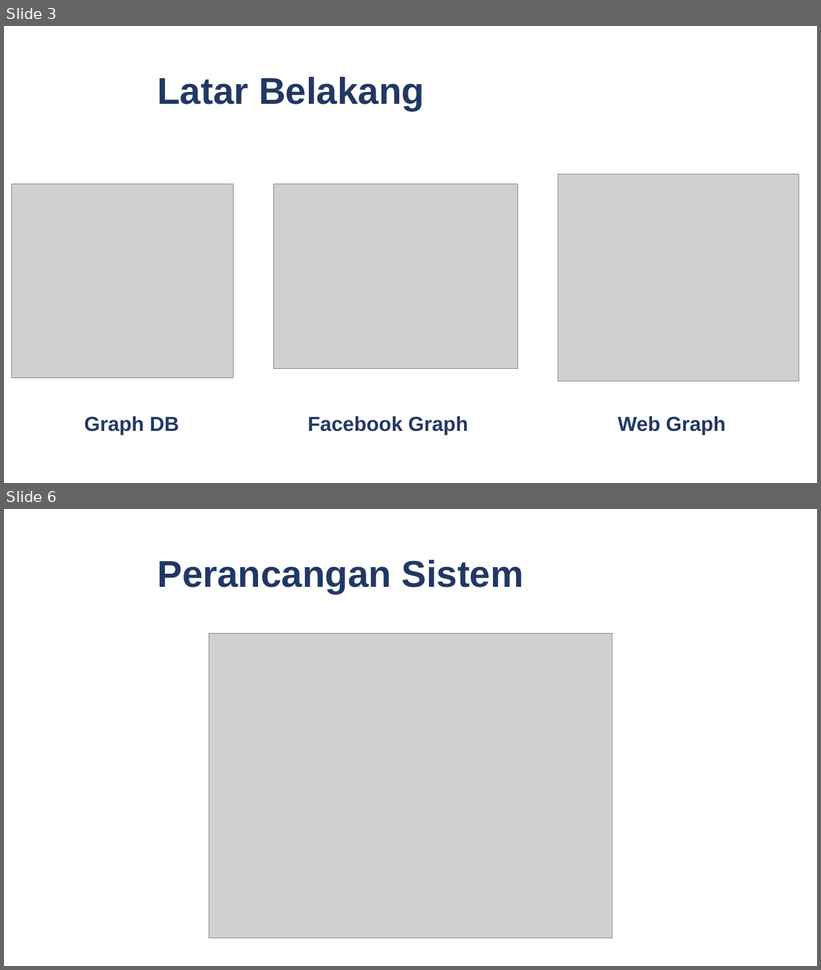
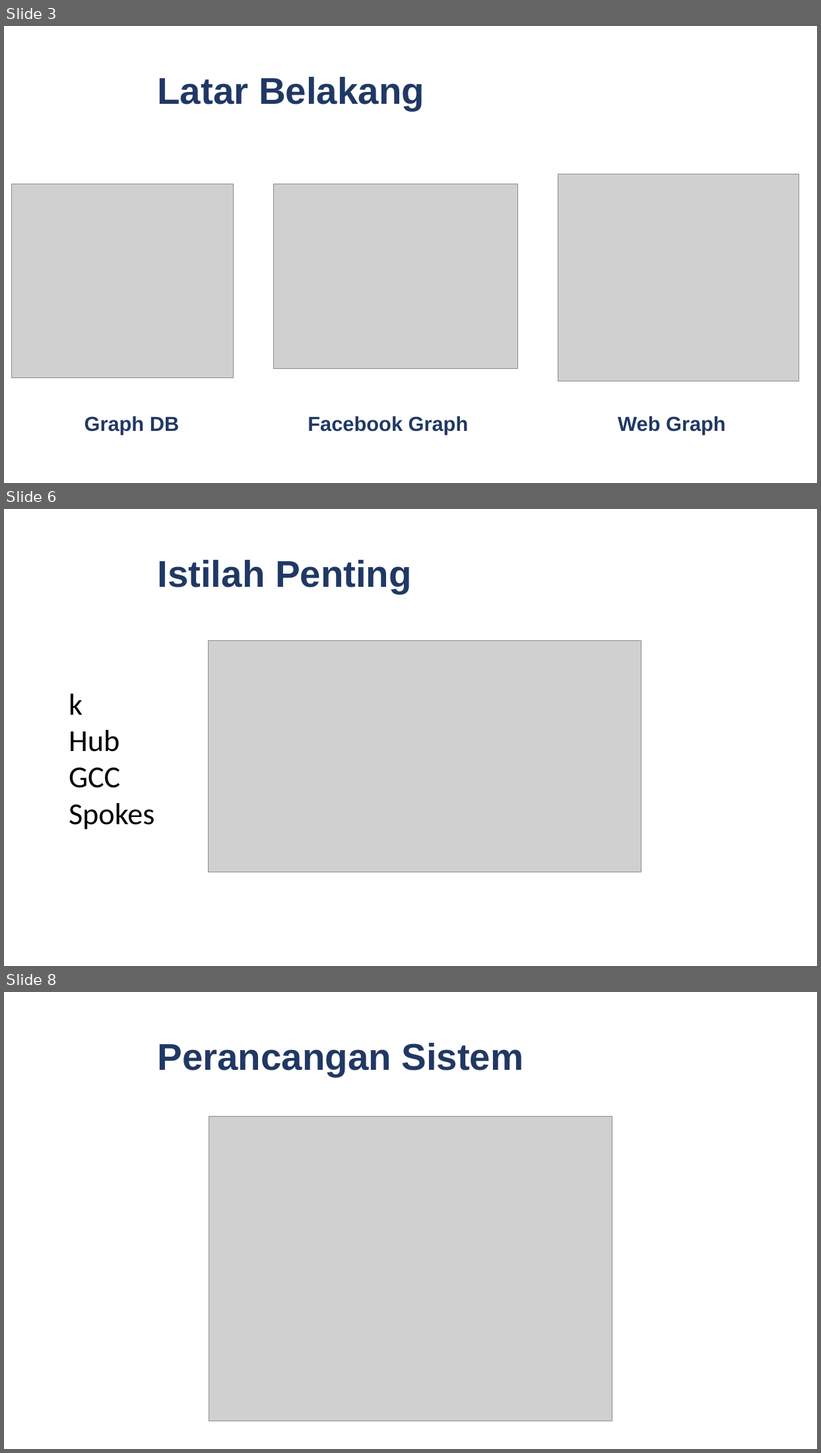
Before and after one commit to satrioadityo/VoG, a slide deck: Presentasi Implementasi VoG.pptx. Shown one above the other, each under a label of ours: slides 3 and 6 before the commit, slides 3, 6 and 8 after it; the slides between them are not shown. The pictures are 821x970 and 821x1453 pixels, drawn with LibreOffice and Linux fonts; fonts in the diff are those of the drawing; grey boxes stand for pictures; background and template pictures are left out. Boxes give left, top, right and bottom in pixels: in the first picture for what was removed or moved away, otherwise in the second. Text is boxed around its words. In the diff, an @@ line names an element or a change of style, - is before the commit and + after.

```diff
--- a/Presentasi Implementasi VoG.pptx
+++ b/Presentasi Implementasi VoG.pptx
@@ slide 6 added at (x1=4, y1=509, x2=817, y2=966), background #FFFFFF @@
@@ title added at (x1=158, y1=560, x2=412, y2=594), 44 pt, text #203864, bold @@
+Istilah Penting
@@ picture added at (x1=209, y1=640, x2=642, y2=872) @@
@@ text added at (x1=69, y1=694, x2=154, y2=830), 36 pt, text #000000 @@
+k
+Hub
+GCC
+Spokes
@@ what was slide 6 is now slide 8 @@
```
Also in this commit, not shown: 3 slides changed, 1 other slide added, 2 other files.
